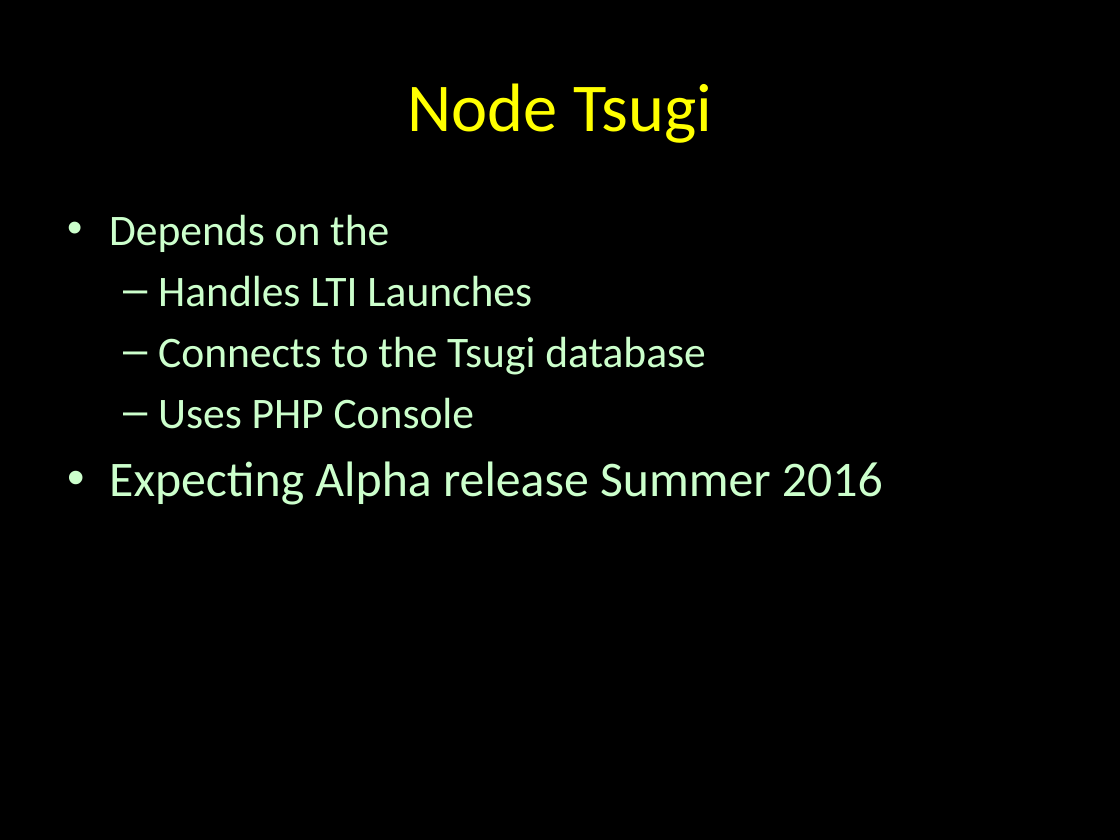
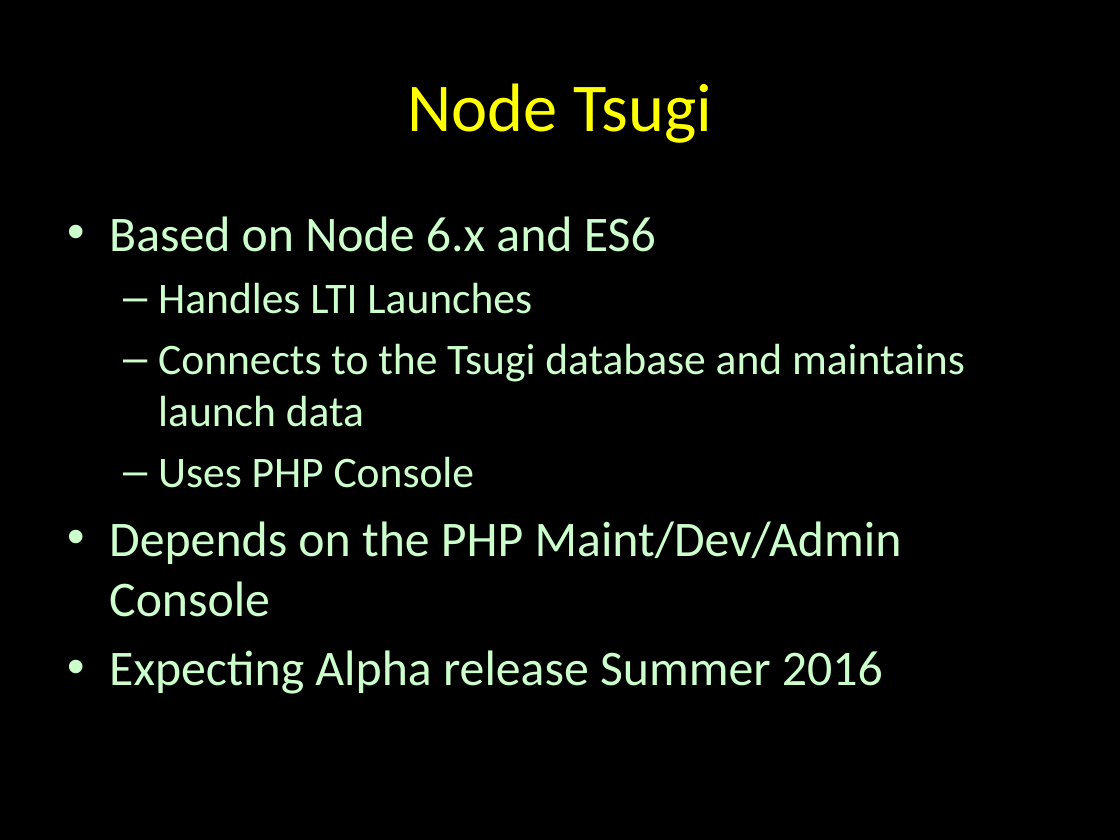
Before and after one commit to csev/tsugi-web, a slide deck: slide 16 of docs/lectures/00-Mini.pptx. Drawn at 1120x840 pixels with LibreOffice and Linux fonts; fonts in the diff are those of the drawing. Boxes give left, top, right and bottom in pixels: in the first picture for what was removed or moved away, otherwise in the second. Text is boxed around its words. In the diff, an @@ line names an element or a change of style, - is before the commit and + after.

Commit message:
Moar tweaks

```diff
--- a/docs/lectures/00-Mini.pptx
+++ b/docs/lectures/00-Mini.pptx
@@ text at (x1=109, y1=216, x2=656, y2=252): text changed; size 28 to 32 pt @@
-• Depends on the
+• Based on Node 6.x and ES6
@@ text at (x1=158, y1=343, x2=965, y2=427): text changed @@
-  – Connects to the Tsugi database
+  – Connects to the Tsugi database and maintains launch data
@@ text at (x1=109, y1=521, x2=902, y2=617): paragraph added @@
+• Depends on the PHP Maint/Dev/Admin Console
```
